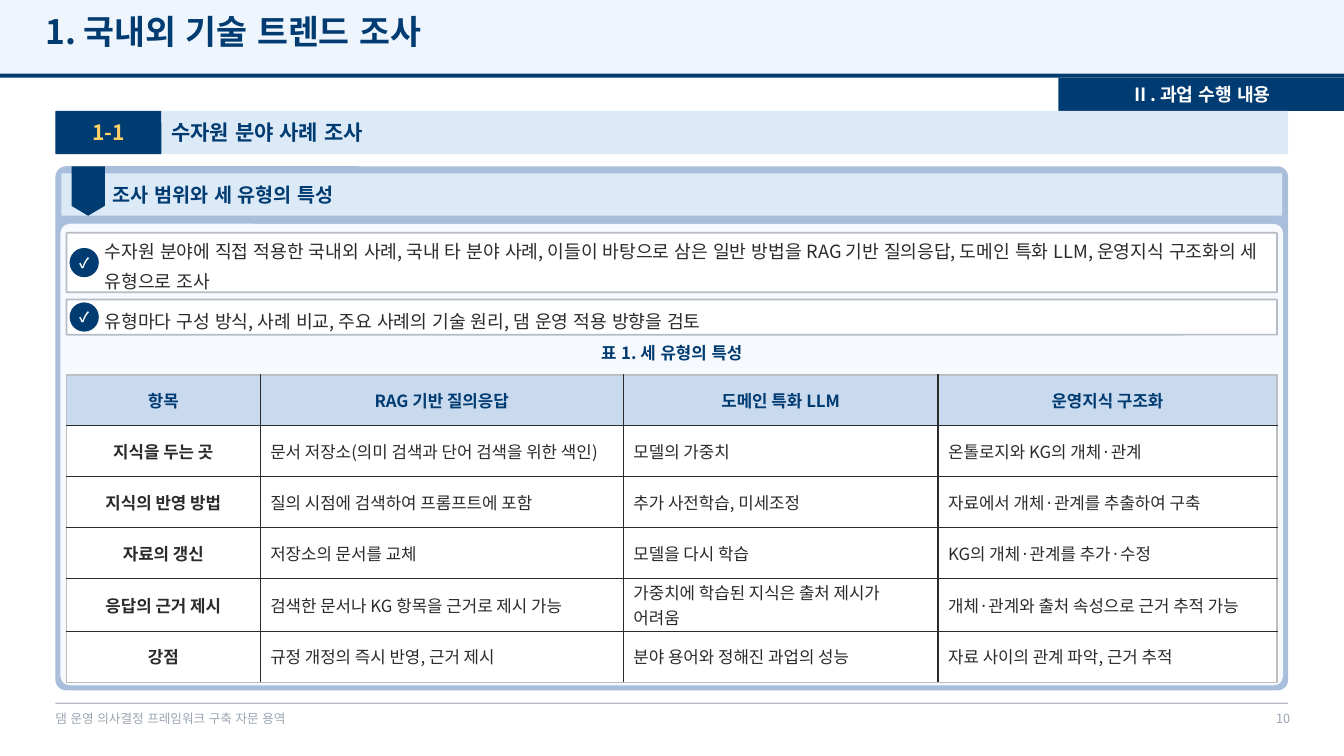
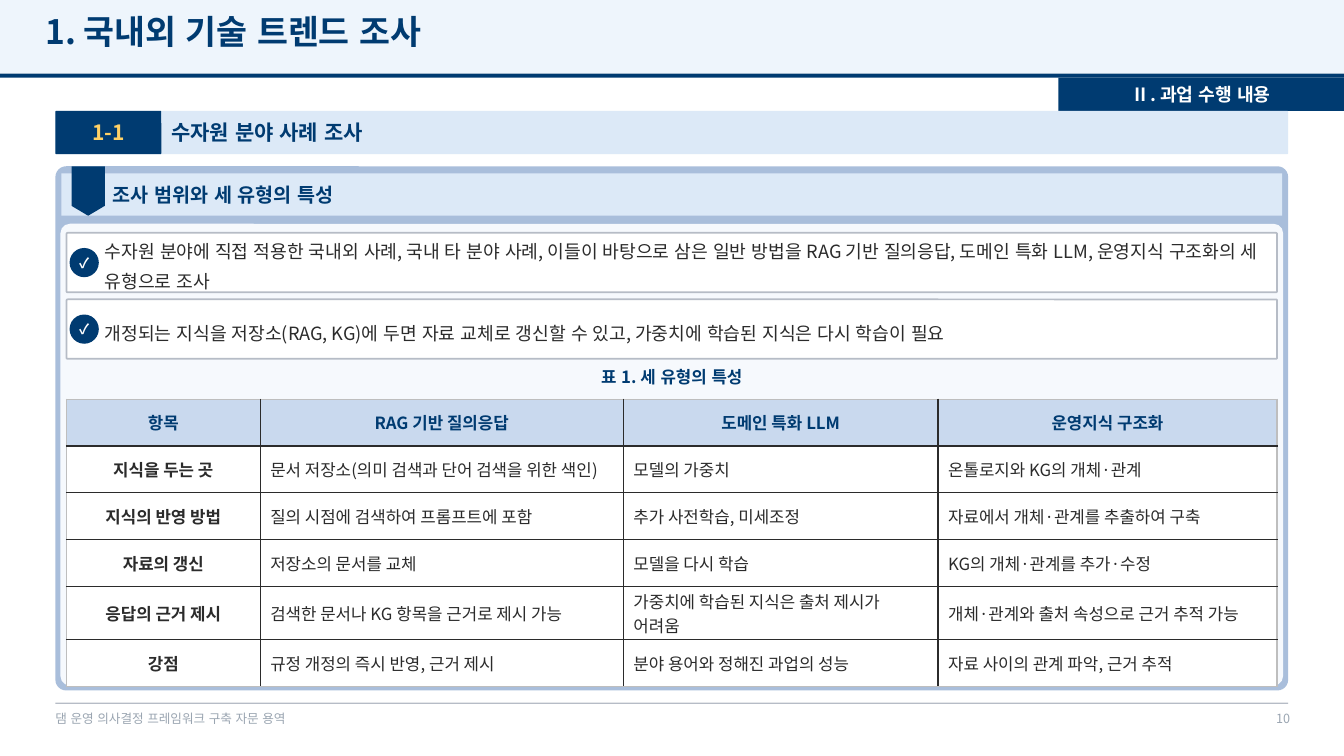
Before and after one commit to mkm1119/KGRAG-LLM, a slide deck: slide 10 of project_khnp/2026.12.09_최종보고회_발표자료_초안.pptx. Drawn at 1344x756 pixels with LibreOffice and Linux fonts; fonts in the diff are those of the drawing; background and template pictures are left out. Boxes give left, top, right and bottom in pixels: in the first picture for what was removed or moved away, otherwise in the second. Text is boxed around its words. In the diff, an @@ line names an element or a change of style, - is before the commit and + after.

```diff
--- a/project_khnp/2026.12.09_최종보고회_발표자료_초안.pptx
+++ b/project_khnp/2026.12.09_최종보고회_발표자료_초안.pptx
@@ rounded rectangle: place and size @@
-rounded rectangle at [67,299,1277,335]
+rounded rectangle at [67,299,1277,359]
@@ ellipse: place and size @@
-ellipse at [70,302,99,332]
+ellipse at [70,315,99,344]
@@ text "✓": place and size @@
-text "✓" at [70,302,99,332]
+text "✓" at [70,315,99,344]
@@ text at [105,324,944,344]: text changed @@
-유형마다 구성 방식, 사례 비교, 주요 사례의 기술 원리, 댐 운영 적용 방향을 검토
+개정되는 지식을 저장소(RAG, KG)에 두면 자료 교체로 갱신할 수 있고, 가중치에 학습된 지식은 다시 학습이 필요
@@ text "표 1. 세 유형의 특성": place and size @@
-text "표 1. 세 유형의 특성" at [601,344,743,361]
+text "표 1. 세 유형의 특성" at [601,368,743,385]
@@ table: place and size @@
-table at [67,375,1276,681]
+table at [67,399,1276,681]
```
Also in this commit, not shown: 12 other slides changed, 1 slide added, 2 other files.
